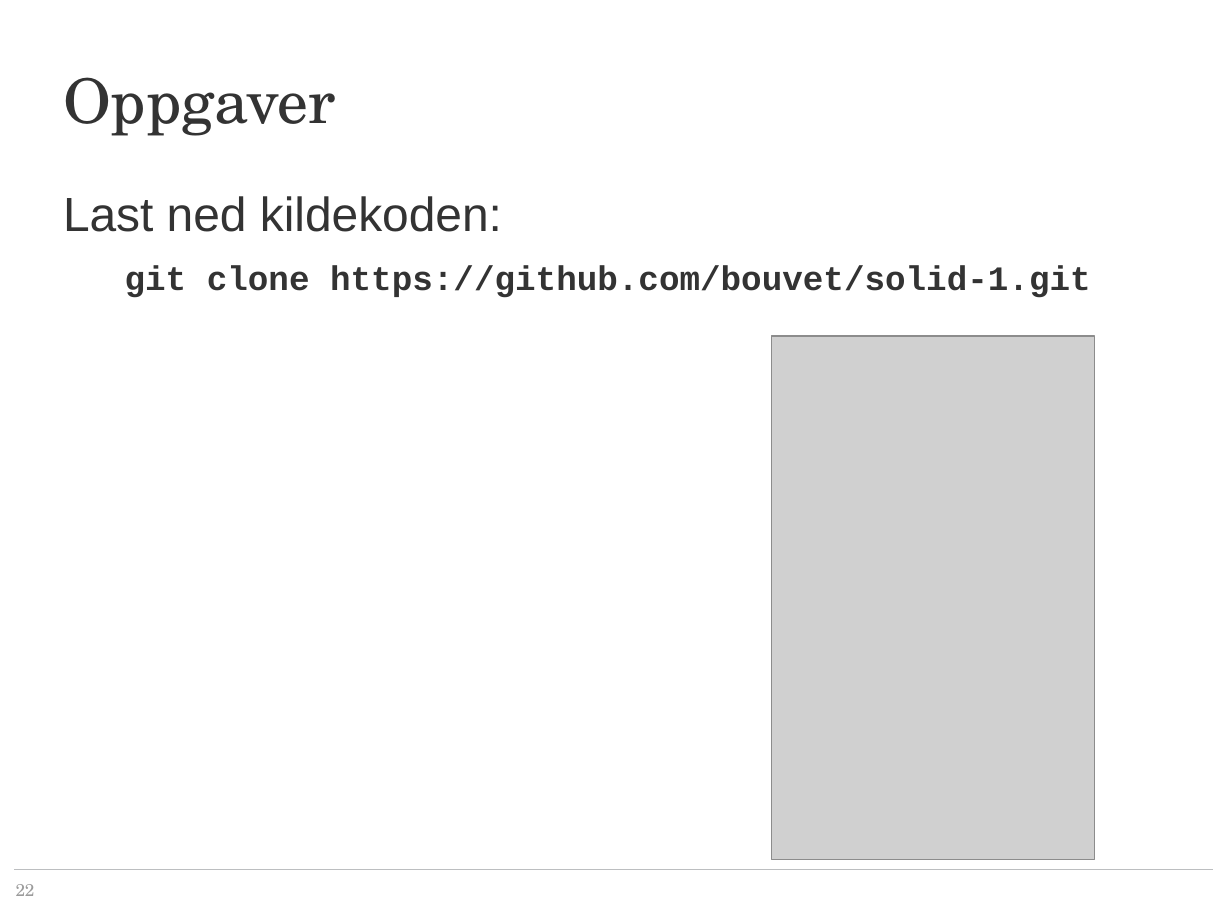
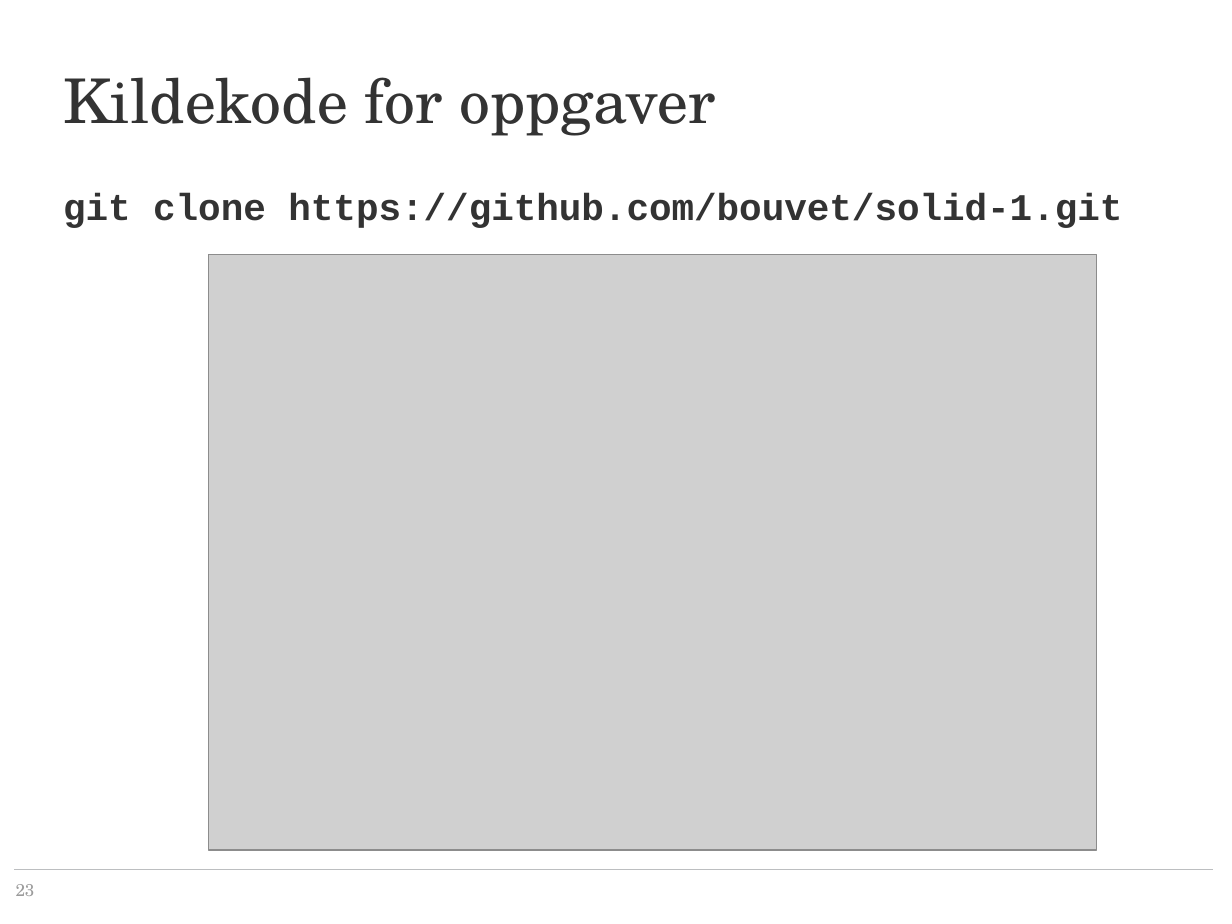
Before and after one commit to bouvet/solid-1, a slide deck: slide 23 of SOLID - SRP-DIP.pptx (slide 22 before the commit). Drawn at 1232x924 pixels with LibreOffice and Linux fonts; fonts in the diff are those of the drawing; grey boxes stand for pictures; background and template pictures are left out. Boxes give left, top, right and bottom in pixels: in the first picture for what was removed or moved away, otherwise in the second. Text is boxed around its words. In the diff, an @@ line names an element or a change of style, - is before the commit and + after.

Commit message:
Added some more slides.

```diff
--- a/SOLID - SRP-DIP.pptx
+++ b/SOLID - SRP-DIP.pptx
@@ title at (63,77,715,136): text changed @@
-Oppgaver
+Kildekode for oppgaver
@@ text at (63,196,502,232): paragraph removed @@
-Last ned kildekoden:
@@ text "git clone https://github.com/bouvet/solid-1.git" at (63,193,1122,228): size 20 to 22 pt @@
@@ picture added at (208,254,1096,850) @@
@@ picture removed at (771,336,1094,860) @@
@@ page number at (16,884,35,896): text changed @@
-22
+23
```
Also in this commit, not shown: 5 other slides changed, 1 slide added.
